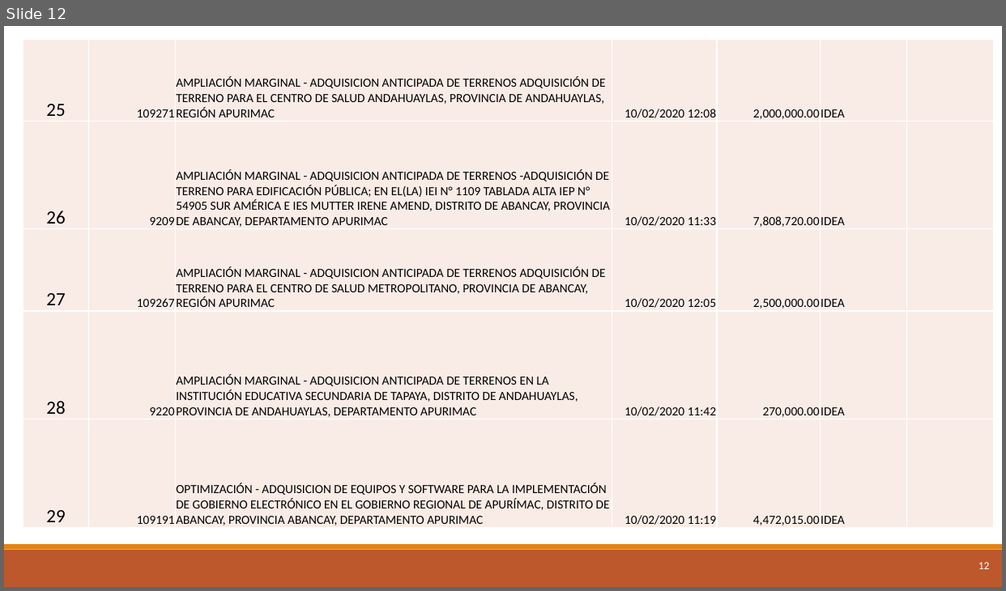
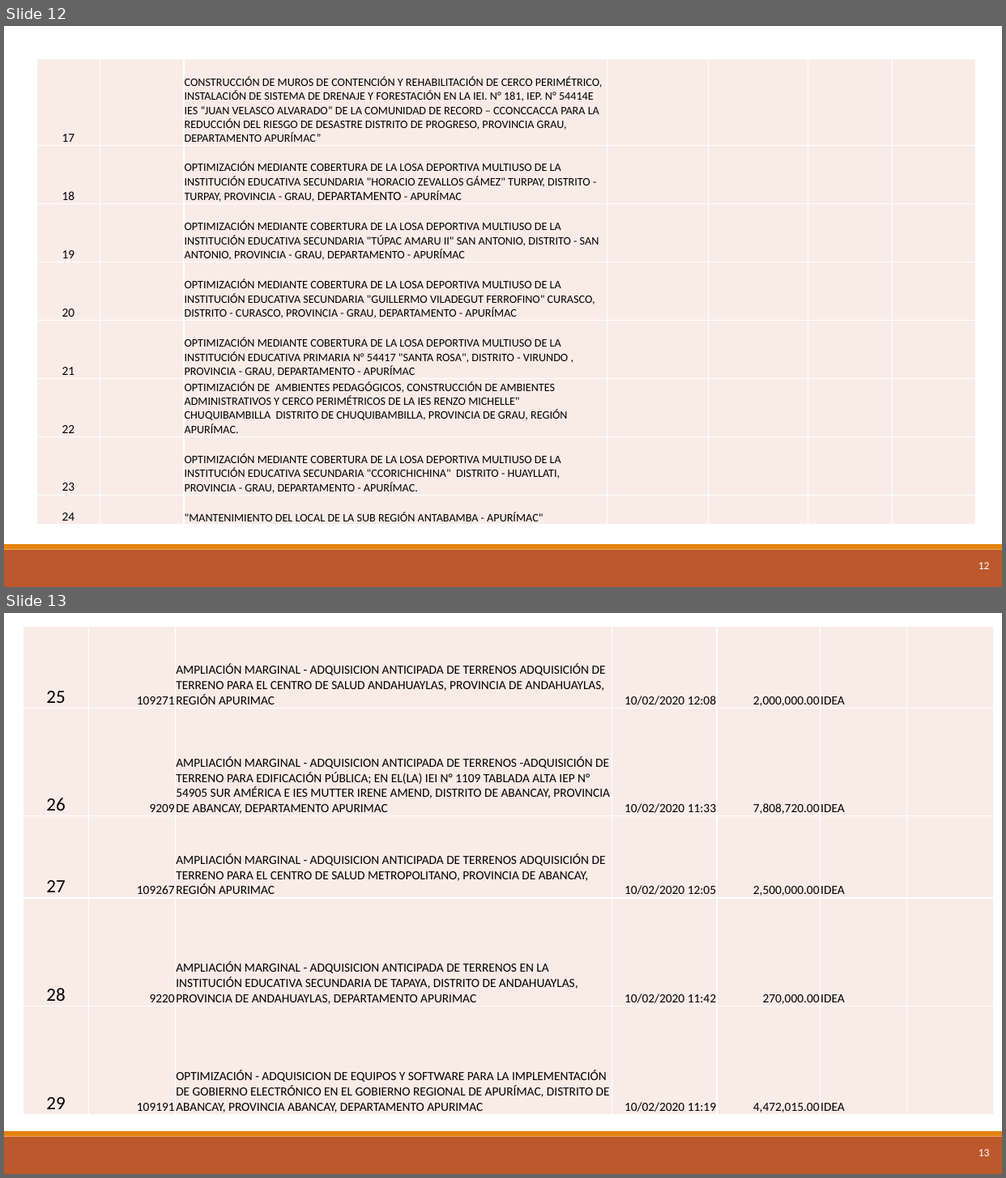
Before and after one commit to ORFEI-GRAP/Gestion-ORFEI, a slide deck: IOARR.pptx. Shown one above the other, each under a label of ours: slide 12 before the commit, slides 12 and 13 after it. The pictures are 1006x591 and 1006x1178 pixels, drawn with LibreOffice and Linux fonts; fonts in the diff are those of the drawing. Boxes give left, top, right and bottom in pixels: in the first picture for what was removed or moved away, otherwise in the second. Text is boxed around its words. In the diff, an @@ line names an element or a change of style, - is before the commit and + after.

```diff
--- a/IOARR.pptx
+++ b/IOARR.pptx
@@ slide 12 added at [4, 26, 1002, 587], background #FFFFFF; not listed: 3 template elements that a slide beside it also shows @@
@@ table added at [36, 59, 976, 525], 8 rows, 7 columns @@
+17 |  | CONSTRUCCIÓN DE MUROS DE CONTENCIÓN Y REHABILITACIÓN DE CERCO PERIMÉTRICO, INSTALACIÓN DE SISTEMA DE DRENAJE Y FORESTACIÓN EN LA IEI. N° 181, IEP. N° 54414E IES “JUAN VELASCO ALVARADO” DE LA COMUNIDAD DE RECORD – CCONCCACCA PARA LA REDUCCIÓN DEL RIESGO DE DESASTRE DISTRITO DE PROGRESO, PROVINCIA GRAU, DEPARTAMENTO APURÍMAC” |  |  |  | 
+18 |  | OPTIMIZACIÓN MEDIANTE COBERTURA DE LA LOSA DEPORTIVA MULTIUSO DE LA INSTITUCIÓN EDUCATIVA SECUNDARIA "HORACIO ZEVALLOS GÁMEZ" TURPAY, DISTRITO - TURPAY, PROVINCIA - GRAU, DEPARTAMENTO - APURÍMAC |  |  |  | 
+19 |  | OPTIMIZACIÓN MEDIANTE COBERTURA DE LA LOSA DEPORTIVA MULTIUSO DE LA INSTITUCIÓN EDUCATIVA SECUNDARIA "TÚPAC AMARU II" SAN ANTONIO, DISTRITO - SAN ANTONIO, PROVINCIA - GRAU, DEPARTAMENTO - APURÍMAC |  |  |  | 
+20 |  | OPTIMIZACIÓN MEDIANTE COBERTURA DE LA LOSA DEPORTIVA MULTIUSO DE LA INSTITUCIÓN EDUCATIVA SECUNDARIA "GUILLERMO VILADEGUT FERROFINO" CURASCO, DISTRITO - CURASCO, PROVINCIA - GRAU, DEPARTAMENTO - APURÍMAC |  |  |  | 
+21 |  | OPTIMIZACIÓN MEDIANTE COBERTURA DE LA LOSA DEPORTIVA MULTIUSO DE LA INSTITUCIÓN EDUCATIVA PRIMARIA N° 54417 "SANTA ROSA", DISTRITO - VIRUNDO , PROVINCIA - GRAU, DEPARTAMENTO - APURÍMAC |  |  |  | 
+22 |  | OPTIMIZACIÓN DE AMBIENTES PEDAGÓGICOS, CONSTRUCCIÓN DE AMBIENTES ADMINISTRATIVOS Y CERCO PERIMÉTRICOS DE LA IES RENZO MICHELLE" CHUQUIBAMBILLA DISTRITO DE CHUQUIBAMBILLA, PROVINCIA DE GRAU, REGIÓN APURÍMAC. |  |  |  | 
+23 |  | OPTIMIZACIÓN MEDIANTE COBERTURA DE LA LOSA DEPORTIVA MULTIUSO DE LA INSTITUCIÓN EDUCATIVA SECUNDARIA "CCORICHICHINA" DISTRITO - HUAYLLATI, PROVINCIA - GRAU, DEPARTAMENTO - APURÍMAC. |  |  |  | 
+24 |  | "MANTENIMIENTO DEL LOCAL DE LA SUB REGIÓN ANTABAMBA - APURÍMAC" |  |  |  | 
@@ page number added at [978, 562, 990, 570], 10.5 pt, text #FFFFFF @@
+12
@@ what was slide 12 is now slide 13 @@
@@ page number at [978, 1149, 990, 1157]: text changed @@
-12
+13
```
Also in this commit, not shown: 1 slide changed.
